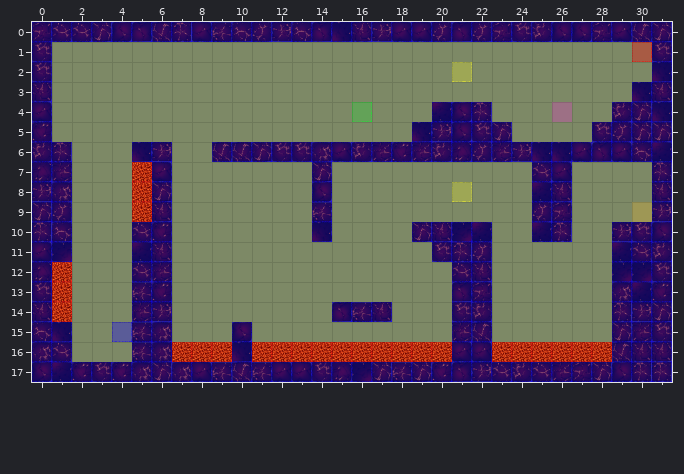
Two versions of a level (Tiled map, Spellington/src/res/map/mapDungeon7.tmx). The picture above is the old version.
Cells are 50x50 px. Shown: x 0..31, y 0..17.
After:
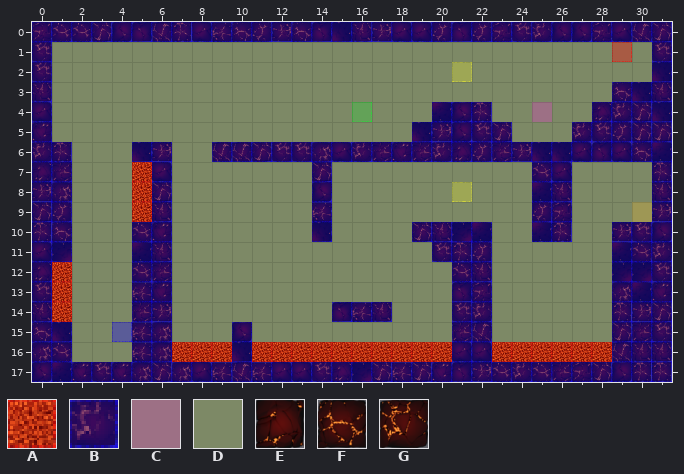
Key: from "collisionTile": A 0, B 3, C 9, D 11; from "dungeonTile.png": E 20, F 22, G 30.
_ is an empty cell.
See-through tiles are keyed as they look on the map.
What changed:
Layer "terrain":
y 3: x 29 _ -> F
y 4: x 28 _ -> E
y 5: x 27 _ -> G
Layer "collision":
y 3: x 29 D -> B
y 4: x 28 D -> B
y 5: x 27 D -> B
Layer "event":
y 1: x 29..30 _A -> A_
y 4: x 25..26 _C -> C_
